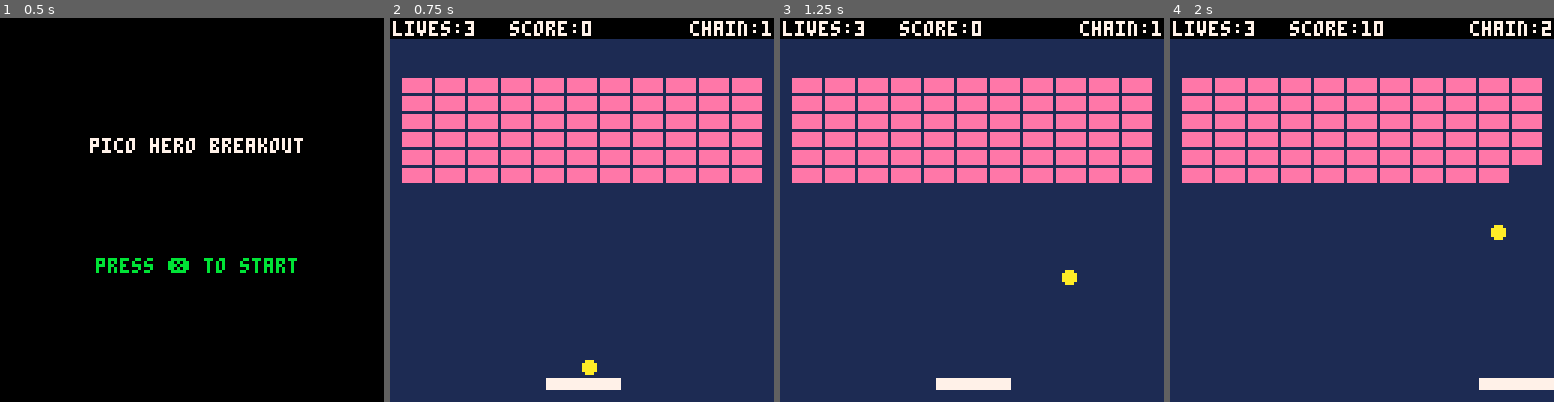
Above: before the commit, frames 1-4 (left to right).
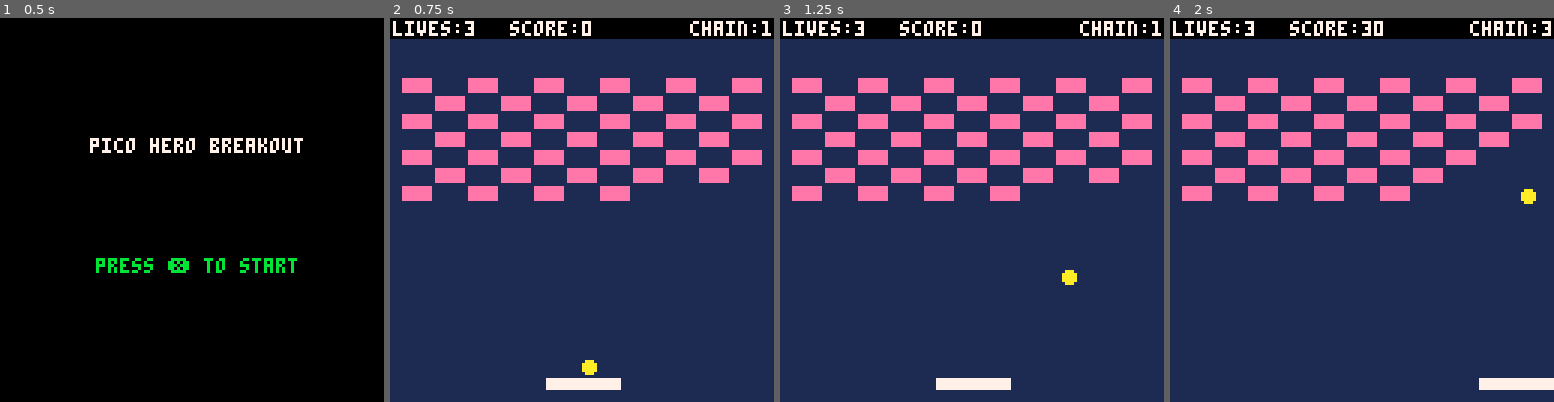
Above: after the commit, the same moments.

Repository: steka/lazydevs-pico8-breakout-hero
Game: PICO-8 cartridge hero1.p8
The game is run twice, just before and just after one commit, with the same random seed, the same clock (stepped at 60 frames per second) and the same inputs.
Inputs:
- Up to frame 1 (0.5 s): no input
- Up to frame 2 (0.75 s): tap O (Z key) at 0.7 s
- Up to frame 3 (1.25 s): no input
- Up to frame 4 (2 s): hold Right from 1.6 s (still down); tap O (Z key) at 1.7 s

Frame 1 is identical in both runs. In frame 2, 11% of the frame differs, in the area x 3-97%, y 15-48%; in frame 3, 11%; in frame 4, 12%, in the area x 3-100%, y 0-58%.

Commit message:
Breakout #16 - Brick Patterns
https://www.youtube.com/watch?v=bc7cE-NZh0I

Diff:
--- a/hero1.p8
+++ b/hero1.p8
@@ -3,7 +3,6 @@
 __lua__
 --goals
 -- 4. levels
---    genrate level patterns
 --    stage clearing
 
 -- 5. diffrent bricks
@@ -18,6 +17,8 @@
 function _init()
  cls()
  mode="start"
+ level="bxbxbxbxbxbxbxbxbxbxbxbxbxbxbxbxbxbxbxbxbxbxbxbxbxbxbxbxbxbxbxbxbxbxbxbxb"
+ debug=""
 end
 
 function _update60()
@@ -50,7 +51,7 @@
 
  brick_w=9
  brick_h=4
- buildbricks()
+ buildbricks(level)
  --brick_y=20
 
  lives=3
@@ -63,17 +64,39 @@
  serveball()
 end
 
-function buildbricks()
- local i
+function buildbricks(lvl)
+ local i,j,o,chr,last
  brick_x={}
  brick_y={}
  brick_v={}
 
- --brick_x={5,16,27,38,49,60,71,82,93,104,115}
- for i=1,66 do
-  add(brick_x,4+((i-1)%11)*(brick_w+2))
-  add(brick_y,20+flr((i-1)/11)*(brick_h+2))
-  add(brick_v,true)
+ j=0
+ for i=1,#lvl do
+  j+=1
+  chr=sub(lvl,i,i)
+  if chr=="b" then
+   last="b"
+   add(brick_x,4+((j-1)%11)*(brick_w+2))
+   add(brick_y,20+flr((j-1)/11)*(brick_h+2))
+   add(brick_v,true)
+  elseif chr=="x" then
+   last="x"
+  elseif chr=="/" then
+   j=(flr((j-1)/11)+1)*11
+  elseif chr>="1" and chr<="9" then
+   debug=chr
+   for o=1,chr+0 do
+    if last=="b" then
+     add(brick_x,4+((j-1)%11)*(brick_w+2))
+     add(brick_y,20+flr((j-1)/11)*(brick_h+2))
+     add(brick_v,true)
+    elseif last=="x" then
+     --nothing
+    end
+    j+=1
+   end
+   j-=1
+  end
  end
 end
 
@@ -294,9 +317,13 @@
  end
 
  rectfill(0,0,128,6,0)
- print("lives:"..lives,1,1,7)
- print("score:"..points,40,1,7)
- print("chain:"..chain.."x",100,1,7)
+ if debug!="" then
+  print(debug,1,1,7)
+ else
+  print("lives:"..lives,1,1,7)
+  print("score:"..points,40,1,7)
+  print("chain:"..chain.."x",100,1,7)
+ end
 end
 
 function ball_box(bx,by,box_x,box_y,box_w,box_h)
